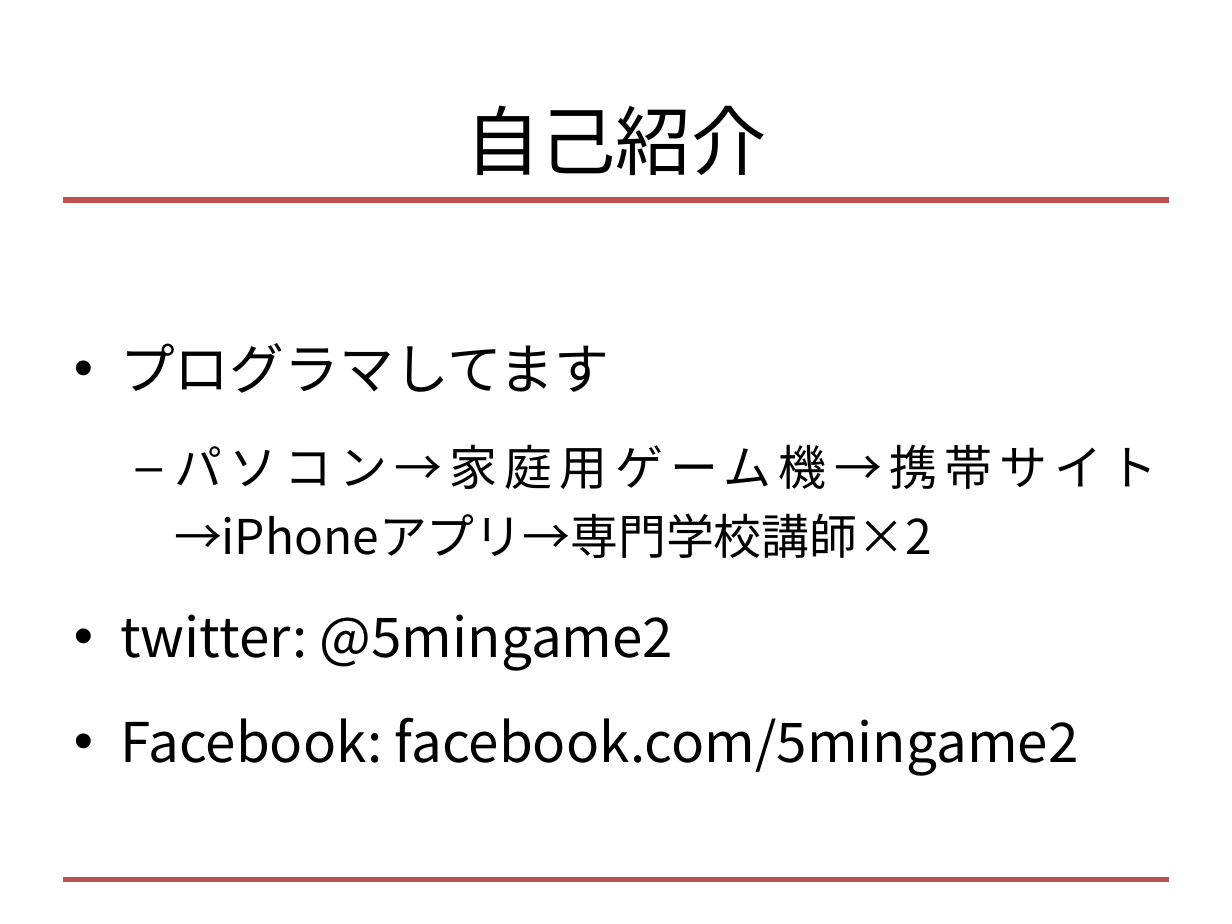
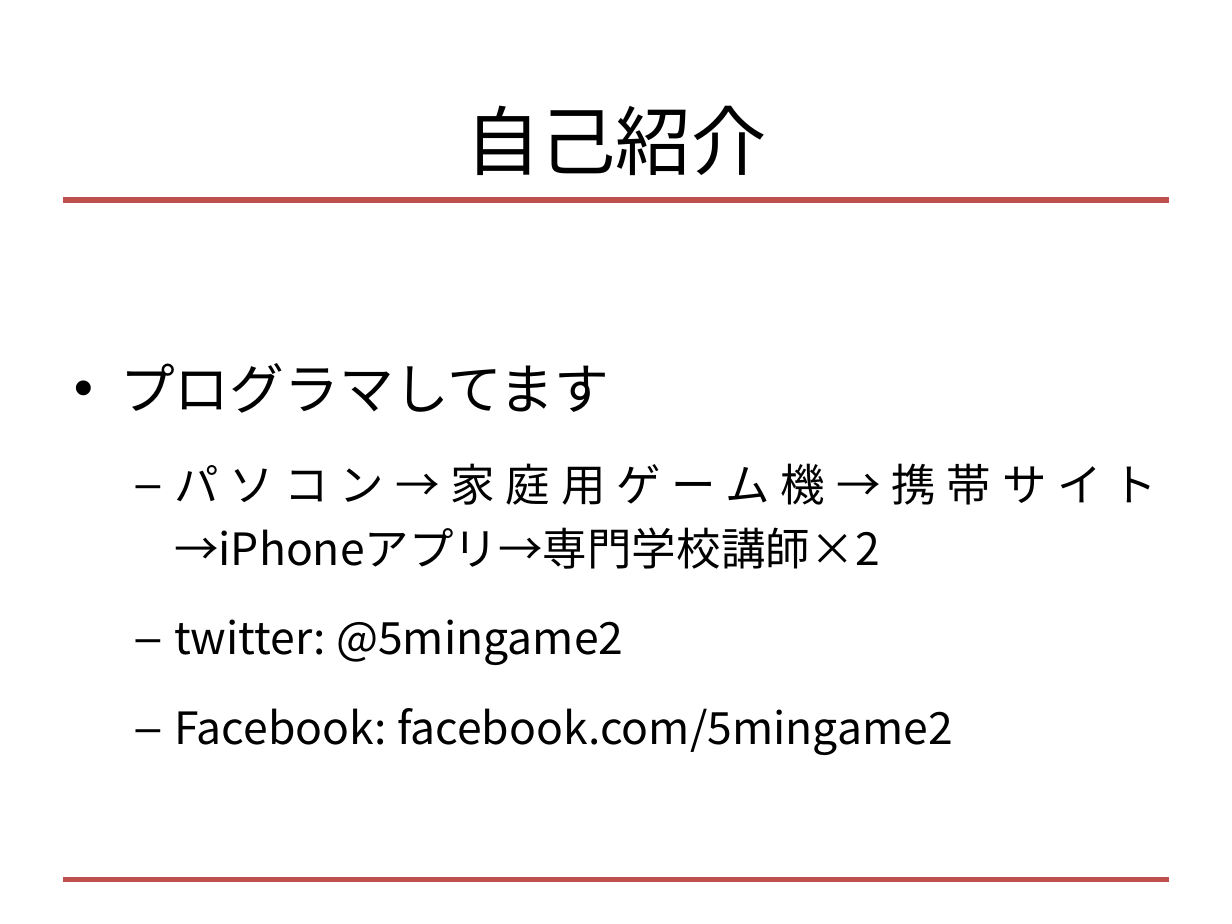
Before and after one commit to tek-nishi/SecondRayTrace, a slide deck: slide 2 of レイトレ合宿3!!!.pptx. Drawn at 1232x924 pixels with LibreOffice and Linux fonts; fonts in the diff are those of the drawing. Boxes give left, top, right and bottom in pixels: in the first picture for what was removed or moved away, otherwise in the second. Text is boxed around its words. In the diff, an @@ line names an element or a change of style, - is before the commit and + after.

```diff
--- a/レイトレ合宿3!!!.pptx
+++ b/レイトレ合宿3!!!.pptx
@@ text at (x1=174, y1=463, x2=1157, y2=755): size 28 to 26 pt in "パソコン→家庭用ゲーム機→携帯サイト→iPhoneアプリ→専門学校講師×2"; size 32 to 26 pt in "twitter: @5mingame2", "Facebook: facebook.com/5mingame2"; bullet • to –; list level 1 to 2 in "twitter: @5mingame2"; list level 1 to 2 in "Facebook: facebook.com/5mingame2" @@
```
Also in this commit, not shown: 13 other slides changed, 5 slides added, 3 other files.
